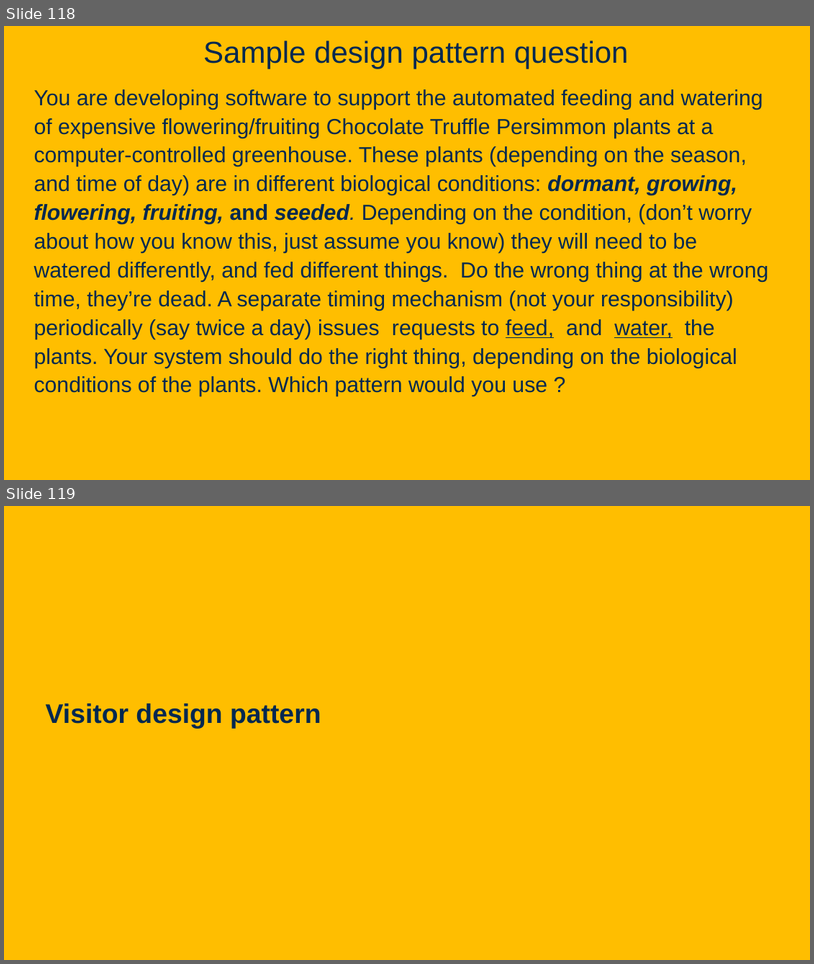
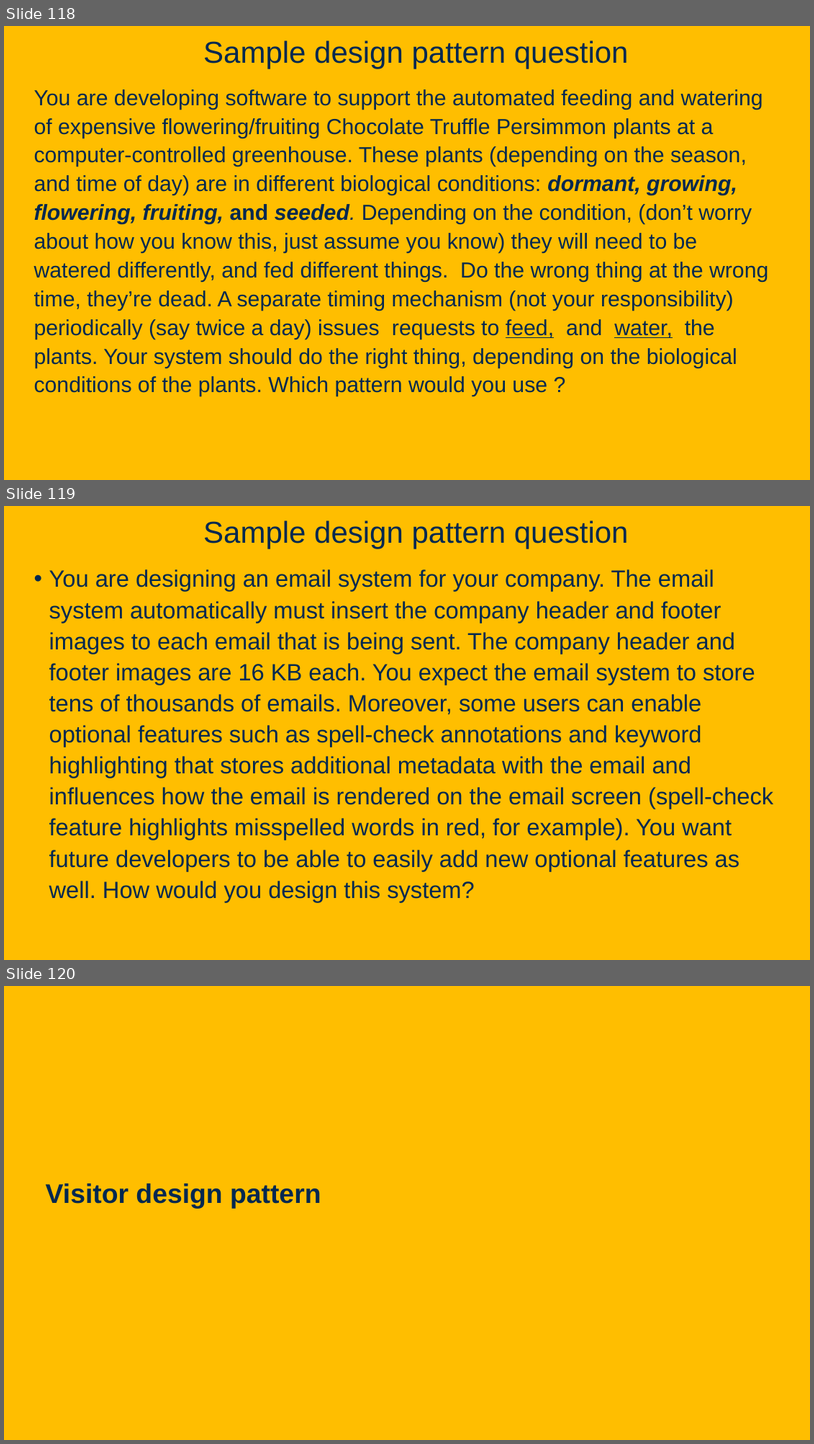
Before and after one commit to davsec-teaching/ecs160-f25, a slide deck: slides/8_design_patterns.pptx. Shown one above the other, each under a label of ours: slides 118 and 119 before the commit, slides 118, 119 and 120 after it. The pictures are 814x964 and 814x1444 pixels, drawn with LibreOffice and Linux fonts; fonts in the diff are those of the drawing; background and template pictures are left out. Boxes give left, top, right and bottom in pixels: in the first picture for what was removed or moved away, otherwise in the second. Text is boxed around its words. In the diff, an @@ line names an element or a change of style, - is before the commit and + after.

Commit message:
update slides

```diff
--- a/slides/8_design_patterns.pptx
+++ b/slides/8_design_patterns.pptx
@@ slide 119 added at <box>4,506,810,960</box>, background picture (left out) @@
@@ title added at <box>203,520,629,548</box>, 36 pt, text #022850 @@
+Sample design pattern question
@@ text added at <box>49,569,774,902</box>, 28 pt, text #022850 @@
+• You are designing an email system for your company. The email system automatically must insert the company header and footer images to each email that is being sent. The company header and footer images are 16 KB each. You expect the email system to store tens of thousands of emails. Moreover, some users can enable optional features such as spell-check annotations and keyword highlighting that stores additional metadata with the email and influences how the email is rendered on the email screen (spell-check feature highlights misspelled words in red, for example). You want future developers to be able to easily add new optional features as well. How would you design this system?
@@ what was slide 119 is now slide 120 @@
```
